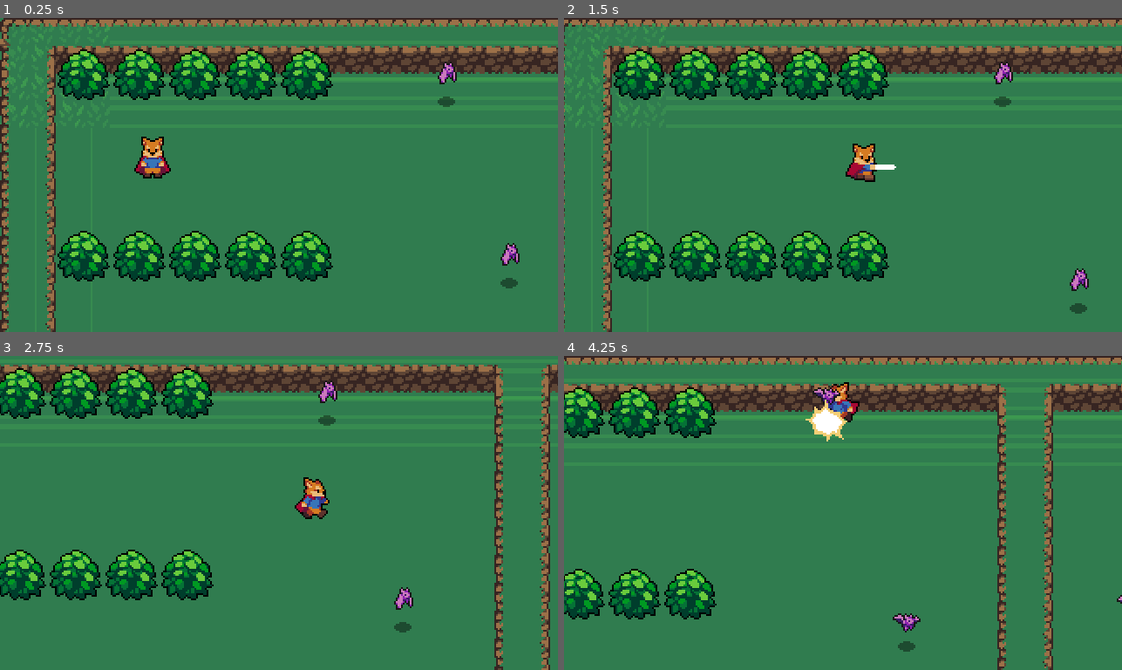
Above: before the commit, frames 1-4 (two rows, left to right).
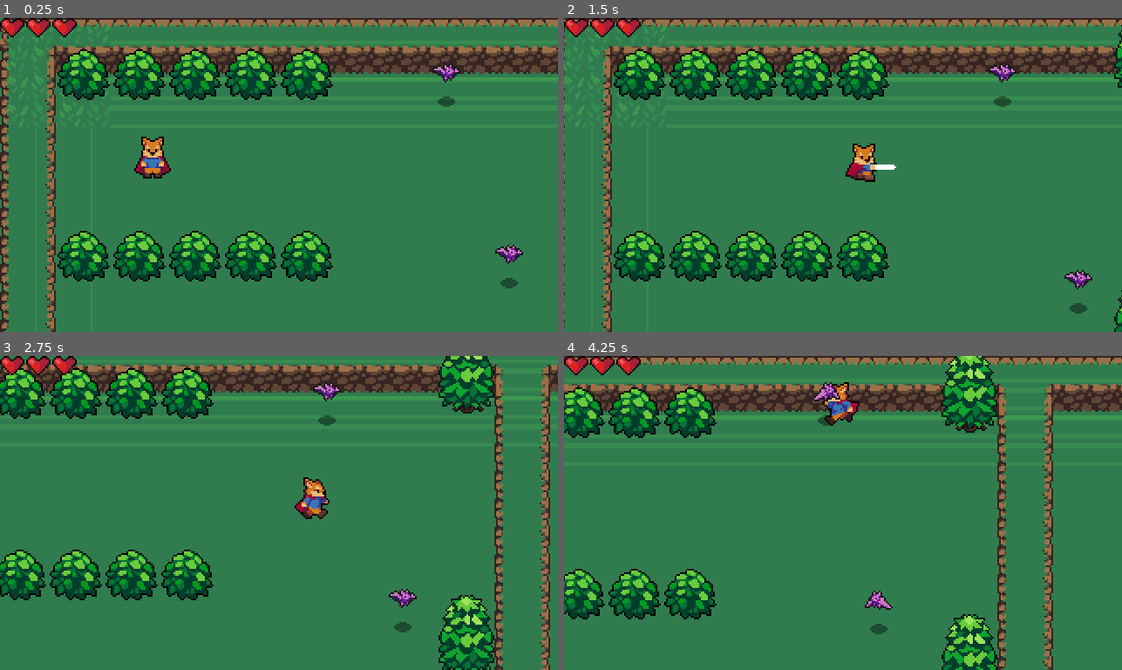
Above: after the commit, the same moments.

Repository: Kirlos-Melad/RPG-GAME
Game: Godot game, scene res://Scenes/World.tscn
Same seed, same stepped clock (60 frames per second), same inputs: the game is played once before the commit and once after it.
Inputs:
- Up to frame 1 (0.25 s): no input
- Up to frame 2 (1.5 s): hold Right (ui_right) 0.53-1.28 s; tap K (roll) at 0.6 s; hold Down (ui_down) from 1.28 s (still down); tap J (attack) at 1.35 s
- Up to frame 3 (2.75 s): tap K (roll) at 1.55, 2.1 s; release Down (ui_down) at 2.03 s; hold Right (ui_right) from 2.03 s (still down)
- Up to frame 4 (4.25 s): release Right (ui_right) at 2.78 s; hold Up (ui_up) 2.78-3.53 s; tap K (roll) at 2.85, 3.8 s; hold Left (ui_left) from 3.53 s (still down); tap J (attack) at 3.6 s

The runs differ from the first frame. In frame 1, 0.9% of the frame differs, in the area x 0-94%, y 0-79%; in frame 2, 1.2%; in frame 3, 4.4%; in frame 4, 5.1%, in the area x 0-100%, y 0-100%.

Commit message:
Add Player Hearts
- Add player hearts to scene
- Connect the player with the hearts scene through World scene
- Add tree

Diff:
--- a/Scenes/Bat.tscn
+++ b/Scenes/Bat.tscn
@@ -104,7 +104,6 @@
 
 [node name="BatSprite" type="AnimatedSprite" parent="."]
 frames = SubResource( 16 )
-frame = 4
 playing = true
 offset = Vector2( 0, -12 )
 
--- a/Scenes/CanvasLayer.tscn
+++ b/Scenes/Health.tscn
@@ -4,24 +4,27 @@
 [ext_resource path="res://Assets/UI/HeartUIEmpty.png" type="Texture" id=2]
 [ext_resource path="res://Scripts/Health.gd" type="Script" id=3]
 
-[node name="CanvasLayer" type="CanvasLayer"]
-
-[node name="Health" type="Control" parent="."]
+[node name="Health" type="Control"]
 margin_right = 15.0
 margin_bottom = 11.0
 script = ExtResource( 3 )
 __meta__ = {
 "_edit_use_anchors_": false
 }
+MAX_HEARTS = 3
 
-[node name="EmptyHeart" type="TextureRect" parent="Health"]
+[node name="EmptyHeart" type="TextureRect" parent="."]
 margin_right = 45.0
 margin_bottom = 11.0
 texture = ExtResource( 2 )
 stretch_mode = 2
 
-[node name="FullHeart" type="TextureRect" parent="Health"]
+[node name="FullHeart" type="TextureRect" parent="."]
 margin_right = 15.0
 margin_bottom = 11.0
 texture = ExtResource( 1 )
+expand = true
 stretch_mode = 2
+__meta__ = {
+"_edit_use_anchors_": false
+}
--- /dev/null
+++ b/Scenes/Tree.tscn
@@ -0,0 +1,18 @@
+[gd_scene load_steps=3 format=2]
+
+[ext_resource path="res://Assets/World/Tree.png" type="Texture" id=1]
+
+[sub_resource type="CapsuleShape2D" id=1]
+radius = 5.3138
+
+[node name="Tree" type="StaticBody2D"]
+collision_mask = 0
+
+[node name="Sprite" type="Sprite" parent="."]
+texture = ExtResource( 1 )
+offset = Vector2( 0, -20 )
+
+[node name="CollisionShape2D" type="CollisionShape2D" parent="."]
+position = Vector2( 0, -2 )
+rotation = -1.5708
+shape = SubResource( 1 )
--- a/Scenes/World.tscn
+++ b/Scenes/World.tscn
@@ -9,6 +9,8 @@
 [ext_resource path="res://Scenes/Bat.tscn" type="PackedScene" id=7]
 [ext_resource path="res://Scripts/World.gd" type="Script" id=8]
 [ext_resource path="res://Scenes/FollowerCamera.tscn" type="PackedScene" id=9]
+[ext_resource path="res://Scenes/Tree.tscn" type="PackedScene" id=10]
+[ext_resource path="res://Scenes/Health.tscn" type="PackedScene" id=11]
 
 [sub_resource type="TileSet" id=1]
 0/name = "DirtTileset.png 0"
@@ -618,6 +620,31 @@
 
 [node name="Trees" type="YSort" parent="YSort"]
 
+[node name="Tree" parent="YSort/Trees" instance=ExtResource( 10 )]
+position = Vector2( 304, 240 )
+
+[node name="Tree2" parent="YSort/Trees" instance=ExtResource( 10 )]
+position = Vector2( 336, 192 )
+
+[node name="Tree3" parent="YSort/Trees" instance=ExtResource( 10 )]
+position = Vector2( 336, 40 )
+
+[node name="Tree4" parent="YSort/Trees" instance=ExtResource( 10 )]
+position = Vector2( 464, 40 )
+
+[node name="Tree5" parent="YSort/Trees" instance=ExtResource( 10 )]
+position = Vector2( 400, 480 )
+
+[node name="Tree6" parent="YSort/Trees" instance=ExtResource( 10 )]
+position = Vector2( 48, 256 )
+
+[node name="Tree7" parent="YSort/Trees" instance=ExtResource( 10 )]
+position = Vector2( 368, 352 )
+
+[node name="CanvasLayer" type="CanvasLayer" parent="."]
+
+[node name="Health" parent="CanvasLayer" instance=ExtResource( 11 )]
+
 [editable path="FollowerCamera"]
 
 [editable path="YSort/Player"]
--- a/Scripts/Bat.gd
+++ b/Scripts/Bat.gd
@@ -37,7 +37,6 @@
 
 func changeState():
 	self.isWandering = bool(randi() % 2)
-	print(self.isWandering, " ", bool(randi() % 2))
 	wanderController.startWandering(rand_range(1, 3))
 
 func _on_DamageReceiver_area_entered(area):
--- a/Scripts/DamageReceiver.gd
+++ b/Scripts/DamageReceiver.gd
@@ -11,11 +11,13 @@
 onready var currentHealth = MAX_HEALTH setget setCurrentHealth
 
 signal noHealth
+signal healthChanged(value)
 signal invincibleActive
 signal invincibleInactive
 
 func setCurrentHealth(value):
-	currentHealth = value
+	currentHealth = max(value, 0)
+	emit_signal("healthChanged", currentHealth)
 	if currentHealth <= 0:
 		emit_signal("noHealth")
 
--- a/Scripts/Health.gd
+++ b/Scripts/Health.gd
@@ -1,16 +1,26 @@
 extends Control
 
+export var MAX_HEARTS = 1
 
-# Declare member variables here. Examples:
-# var a = 2
-# var b = "text"
+onready var currentHearts = MAX_HEARTS
+onready var fullHeart = $FullHeart
+onready var emptyHeart = $EmptyHeart
 
+func _ready():
+	MAX_HEARTS = max(MAX_HEARTS, 1)
+	setFullHeartPercentile(100)
 
-# Called when the node enters the scene tree for the first time.
-func _ready():
-	pass # Replace with function body.
+signal noHearts
 
+func connectPlayer(body):
+	body.connect("noHealth", self, "decrementCurrentHearts")
+	body.connect("healthChanged", self, "setFullHeartPercentile")
 
-# Called every frame. 'delta' is the elapsed time since the previous frame.
-#func _process(delta):
-#	pass
+func decrementCurrentHearts():
+	currentHearts -= 1
+	if currentHearts == 0:
+		emit_signal("noHearts")
+
+func setFullHeartPercentile(value):
+	#fullHeart.set_deferred("rect_size.x", ((currentHearts - 1) * 15) + ((value / 100) * 15))
+	fullHeart.rect_size.x = ((currentHearts) * 15)
--- a/Scripts/Player.gd
+++ b/Scripts/Player.gd
@@ -66,8 +66,12 @@
 
 func _on_DamageReceiver_area_entered(area):
 	body.currentHealth -= (area.damage - body.defense)
-	body.activateInvincibility(1)
+	body.activateInvincibility(0.5)
+
+#Associated with noHeart func in Health canavas
+func on_noHearts():
+	queue_free()
 
 
 func _on_DamageReceiver_noHealth():
-	queue_free()
+	body.set_deferred("currentHealth", body.MAX_HEALTH)
--- a/Scripts/World.gd
+++ b/Scripts/World.gd
@@ -2,3 +2,5 @@
 
 func _ready():
 	randomize()
+	$CanvasLayer/Health.connectPlayer($YSort/Player.body)
+	$CanvasLayer/Health.connect("noHearts", $YSort/Player, "on_noHearts")
Not shown: 1 places in Scenes/World.tscn that only renumber resources
